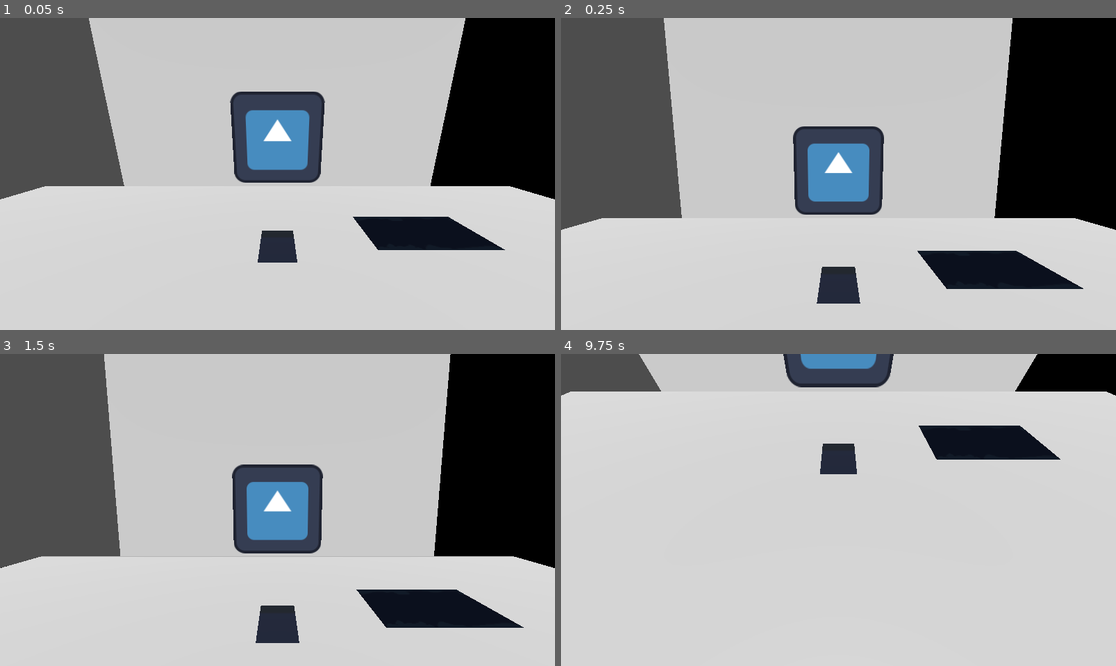
Above: before the commit, frames 1-4 (two rows, left to right).
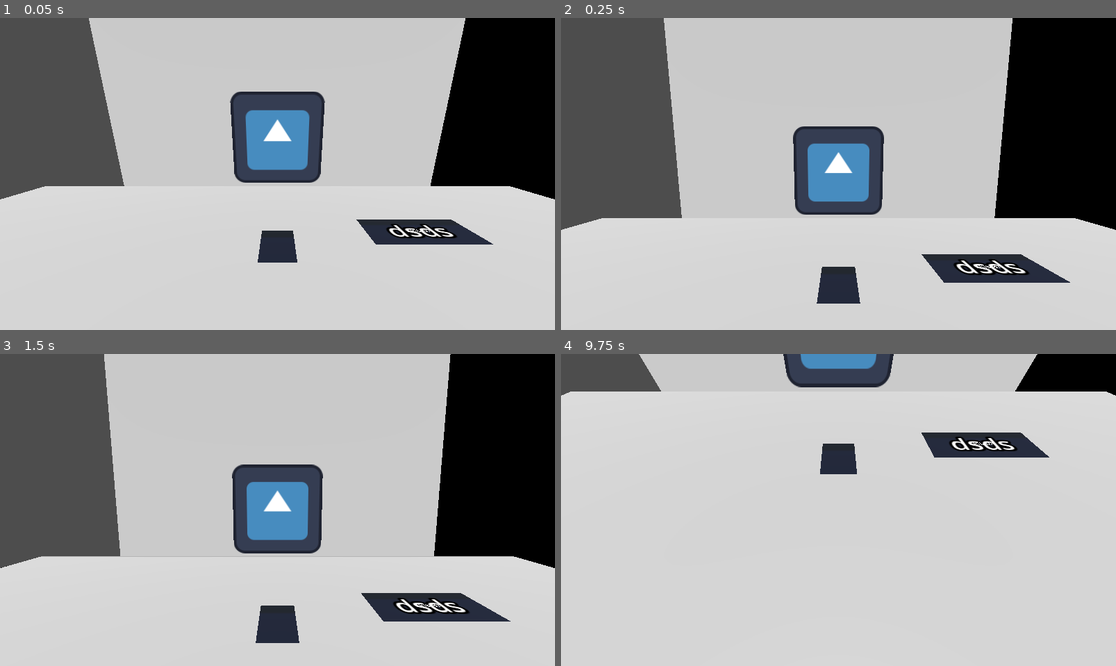
Above: after the commit, the same moments.

Repository: KiktorWania/GameOff2024
Game: Godot game, scene res://Scene/main.tscn
Same seed, same stepped clock (60 frames per second), same inputs: the game is played once before the commit and once after it. The engine's default icon, where the game draws it, is replaced by a stand-in: a white triangle on a blue panel in a dark square.
Inputs (mouse positions are in pixels of both pictures, inside the frame that each line leads up to):
- Up to frame 1 (0.05 s): no input
- Up to frame 2 (0.25 s): no input
- Up to frame 3 (1.5 s): move the mouse to (399, 494) at 0.52 s; press the mouse at (399, 494) at 0.53 s; tap E (test) at 0.8 s; release the mouse at (399, 494) at 1.25 s; tap Enter at 1.25 s; drag from (166, 525) to (249, 572) at 1.27 s
- Up to frame 4 (9.75 s): tap Space (PutDown) at 2, 3.5, 5 s; move the mouse to (894, 441) at 2.02 s; hold Q (inspect, bound only after the commit) 2.03-2.75 s; click (894, 441) at 2.3 s; tap Enter at 2.75, 4.25 s; drag from (810, 572) to (672, 463) at 2.77 s; move the mouse to (1005, 556) at 3.52 s; hold Space (PutDown) 3.53-4.25 s; hold Q (inspect, bound only after the commit) 3.53-4.25 s; tap E (test) at 3.6, 5.3, 6.6 s; click (1005, 556) at 3.67 s; drag from (672, 463) to (755, 432) at 4.27 s; move the mouse to (866, 510) at 5.02 s; hold Space (PutDown) 5.03-5.75 s; hold Q (inspect, bound only after the commit) 5.03-5.75 s; click (866, 510) at 5.17 s; drag from (755, 432) to (727, 525) at 5.77 s; move the mouse to (960, 494) at 6.52 s; press the mouse at (960, 494) at 6.53 s; release the mouse at (960, 494) at 7.25 s; drag from (727, 525) to (810, 572) at 7.27 s; move the mouse to (894, 441) at 8.02 s; press the mouse at (894, 441) at 8.03 s; hold Space (PutDown) 8.03-8.75 s; tap Q (inspect, bound only after the commit) at 8.3 s; release the mouse at (894, 441) at 8.75 s; drag from (810, 572) to (672, 463) at 8.77 s; move the mouse to (1005, 556) at 9.52 s; tap R (test2) at 9.6 s; click (1005, 556) at 9.67 s

The runs differ from the first frame. In frame 1, 2.0% of the frame differs, in the area x 63-91%, y 63-75%; in frame 2, 2.5%; in frame 3, 2.5%, in the area x 64-95%, y 75-88%; in frame 4, 2.1%.

Commit message:
Day 6 that i fortgot to push
I made little progress, Made draggable reusable and started working on inspection

Diff:
--- /dev/null
+++ b/Clickable/ClickableLabel/ClickableLabel.gd
@@ -0,0 +1,6 @@
+extends Clickable
+class_name ClickableLabel
+
+@onready var label : Label3D = $Label3D
+@export var isBad : bool
+@export var badMask : int
--- /dev/null
+++ b/Clickable/ClickableLabel/ClickableLabel.tscn
@@ -0,0 +1,15 @@
+[gd_scene load_steps=3 format=3 uid="uid://ci2vtoxc2ptgw"]
+
+[ext_resource type="Script" path="res://Clickable/ClickableLabel/ClickableLabel.gd" id="1_yigrh"]
+
+[sub_resource type="BoxShape3D" id="BoxShape3D_rer1g"]
+
+[node name="ClickableLabel" type="Area3D"]
+transform = Transform3D(1, 0, 0, 0, -4.37114e-08, 1, 0, -1, -4.37114e-08, 0, 0, 0)
+script = ExtResource("1_yigrh")
+
+[node name="Label3D" type="Label3D" parent="."]
+text = "dsds"
+
+[node name="CollisionShape3D" type="CollisionShape3D" parent="."]
+shape = SubResource("BoxShape3D_rer1g")
--- a/Clickable/Pickable.gd
+++ b/Clickable/Pickable.gd
@@ -4,10 +4,18 @@
 var picked : bool = false
 var original_transform : Transform3D
 
+var dragDst
+var dir : Vector3
+var dragging
+var newPos : Vector3
+var dragged = false
+
+@export var mesh : test
+
 @export var snapPoint : Node3D
 
 @export var shape : CollisionShape3D
-@export var mainSprite : Sprite3D
+@export var dragableArea : Clickable
 
 func _ready():
 	original_transform = transform
@@ -28,23 +36,67 @@
 func on_mouse_enter():
 	super()
 
-	mainSprite.hovered = true
+	mesh.hovered = true
 func on_mouse_exit():
 	super()
 
-	mainSprite.hovered = false
+	mesh.hovered = false
 
 func on_click():
 	if(!picked):
 		picked = true
 		shape.disabled = true
 
-		mainSprite.hovered = false
+func while_picked():
+	if(dragging):
+		dragged = true
+		dragableArea.scale = Vector3(10, 3, 10)
+		var newTrans = transform
+		newTrans.origin = newPos
+		transform = transform.interpolate_with(newTrans, 0.2)
+	elif !dragged:
+		transform = transform.interpolate_with(snapPoint.global_transform, 0.2)
+	else:
+		dragableArea.scale = Vector3(1, 1, 1)
 
-func while_picked():
-	transform = transform.interpolate_with(snapPoint.global_transform, 0.2)
 func while_not_picked():
+	dragged = false
 	transform = transform.interpolate_with(original_transform, 0.2)
+
+func _input(event):
+	var mouse = get_viewport().get_mouse_position()
+	var m = Vector3(mouse.x, mouse.y, position.z)
+
+	var space_state = get_world_3d().direct_space_state
+
+	var mouse_pos = get_viewport().get_mouse_position()
+	var ray_origin = get_viewport().get_camera_3d().project_ray_origin(mouse)
+	var ray_end = ray_origin + get_viewport().get_camera_3d().project_ray_normal(mouse) * 2000
+
+	var params = PhysicsRayQueryParameters3D.new()
+	params.from = ray_origin
+	params.to = ray_end
+	params.collide_with_areas = true
+
+	var intersection = space_state.intersect_ray(params)
+	if(!intersection.is_empty()):
+		var pos = intersection.get("position")
+		m = Vector3(pos.x, pos.y, position.z)
+
+	if(event is InputEventMouseButton and dragableArea and dragableArea.focus):
+		if event.is_pressed():
+			dragDst = position.distance_to(m)
+			dir = (m - position).normalized()
+			dragging = true
+			newPos = m - dragDst * dir
+		else:
+			dragging = false
+	elif (event is InputEventMouseMotion):
+		if dragging:
+			if(!Input.is_action_pressed("LMB")):
+				dragging = false
+			newPos = m - dragDst * dir
+
 func lookForMissingShape():
 	if shape == null:
 		for c in get_children():
--- a/Items/Book/Book.tscn
+++ b/Items/Book/Book.tscn
@@ -1,22 +1,55 @@
-[gd_scene load_steps=5 format=3 uid="uid://dqm50rvs3v6yh"]
+[gd_scene load_steps=11 format=3 uid="uid://dqm50rvs3v6yh"]
 
 [ext_resource type="Script" path="res://Clickable/Pickable.gd" id="1_t7gaw"]
-[ext_resource type="Texture2D" uid="uid://cxdpkuhua72lc" path="res://Sprites/wall.png" id="2_kxl0f"]
-[ext_resource type="Script" path="res://Items/Phone/PhoneSprite.gd" id="3_t1i6k"]
+[ext_resource type="Texture2D" uid="uid://dek4y1whtf1mq" path="res://Sprites/phone.png" id="2_5cr52"]
+[ext_resource type="Script" path="res://Items/Phone/MeshInstance3D.gd" id="3_qr1eq"]
+[ext_resource type="Script" path="res://Clickable/Clickable.gd" id="4_rmd5t"]
+[ext_resource type="FontFile" uid="uid://csadhx2xsynfe" path="res://Sprites/PixelArtFont.ttf" id="5_stbhh"]
+[ext_resource type="PackedScene" uid="uid://ci2vtoxc2ptgw" path="res://Clickable/ClickableLabel/ClickableLabel.tscn" id="6_0uirl"]
+
+[sub_resource type="StandardMaterial3D" id="StandardMaterial3D_urfb1"]
+albedo_texture = ExtResource("2_5cr52")
+
+[sub_resource type="BoxMesh" id="BoxMesh_t3ya0"]
+size = Vector3(0.18, 0, 0.27)
 
 [sub_resource type="BoxShape3D" id="BoxShape3D_tcrdk"]
 size = Vector3(1, 0.001, 1)
 
-[node name="Book" type="Area3D" node_paths=PackedStringArray("shape", "mainSprite")]
+[sub_resource type="BoxShape3D" id="BoxShape3D_60yll"]
+size = Vector3(0.655273, 0.0727656, 0.341797)
+
+[node name="Book" type="Area3D" node_paths=PackedStringArray("mesh", "shape", "dragableArea")]
 script = ExtResource("1_t7gaw")
+mesh = NodePath("MeshInstance3D")
 shape = NodePath("CollisionShape3D")
-mainSprite = NodePath("Sprite3D")
+dragableArea = NodePath("DragArea")
+
+[node name="MeshInstance3D" type="MeshInstance3D" parent="."]
+transform = Transform3D(3.44003, 0, 0, 0, 1, 0, 0, 0, 1, 0, 0, 0)
+material_override = SubResource("StandardMaterial3D_urfb1")
+mesh = SubResource("BoxMesh_t3ya0")
+script = ExtResource("3_qr1eq")
 
 [node name="CollisionShape3D" type="CollisionShape3D" parent="."]
 shape = SubResource("BoxShape3D_tcrdk")
 
-[node name="Sprite3D" type="Sprite3D" parent="."]
-pixel_size = 0.005
-axis = 1
-texture = ExtResource("2_kxl0f")
-script = ExtResource("3_t1i6k")
+[node name="DragArea" type="Area3D" parent="."]
+transform = Transform3D(1, 0, 0, 0, 1, 0, 0, 0, 1, 0, -0.01, 0)
+script = ExtResource("4_rmd5t")
+
+[node name="CollisionShape3D" type="CollisionShape3D" parent="DragArea"]
+transform = Transform3D(1, 0, 0, 0, 1, 0, 0, 0, 1, 0, -0.0323768, 0.00362223)
+shape = SubResource("BoxShape3D_60yll")
+
+[node name="Label3D" type="Label3D" parent="."]
+transform = Transform3D(0.14, 0, 0, 0, -6.11959e-09, 0.14, 0, -0.14, -6.11959e-09, 0, 0.001, 0)
+alpha_scissor_threshold = 0.52
+texture_filter = 0
+text = "Skibidi"
+font = ExtResource("5_stbhh")
+font_size = 72
+outline_size = 0
+
+[node name="ClickableLabel" parent="." instance=ExtResource("6_0uirl")]
+transform = Transform3D(1, 0, 0, 0, -4.37114e-08, 1, 0, -1, -4.37114e-08, 0, 0.00190349, 0)
--- a/Items/Phone/DragArea.gd
+++ b/Items/Phone/DragArea.gd
@@ -1,4 +1 @@
 extends Clickable
-
-func _process(delta):
-	super(delta)
--- a/Items/Phone/phone.tscn
+++ b/Items/Phone/phone.tscn
@@ -2,7 +2,7 @@
 
 [ext_resource type="Texture2D" uid="uid://dek4y1whtf1mq" path="res://Sprites/phone.png" id="1_pqp6l"]
 [ext_resource type="Script" path="res://Items/Phone/PhoneSprite.gd" id="3_1sy8b"]
-[ext_resource type="Script" path="res://Items/Phone/DragArea.gd" id="4_dc1l6"]
+[ext_resource type="Script" path="res://Clickable/Clickable.gd" id="4_w65a4"]
 [ext_resource type="Script" path="res://Items/Phone/MeshInstance3D.gd" id="5_fn8mv"]
 [ext_resource type="PackedScene" uid="uid://ct3n3qje6ctvd" path="res://Items/Phone/Screens/LockScreen/LockScreen.tscn" id="5_hypep"]
 
@@ -10,86 +10,22 @@
 script/source = "extends Pickable
 class_name PickableItem
 
-@onready var dragableArea : Clickable = $DragArea
-var dragDst
-var dir : Vector3
-var dragging
-var newPos : Vector3
-var dragged = false
-
-@onready var mesh : test = $MeshInstance3D
-
 @onready var screen = $LockScreen
-signal on_pick
-
-func _ready():
-	original_transform = transform
 
 func _process(delta):
 	super(delta)
-	mesh.hovered = focus
 	screen.visible = picked
+
 	if(Input.is_action_just_pressed(\"PutDown\") and picked):
 		picked = false
 		shape.disabled = false
-
-func while_picked():
-	if(dragging):
-		dragged = true
-		dragableArea.scale = Vector3(10, 1, 10)
-		var newTrans = transform
-		newTrans.origin = newPos
-		print(newTrans.origin)
-		transform = transform.interpolate_with(newTrans, 0.2)
-	elif !dragged:
-		transform = transform.interpolate_with(snapPoint.global_transform, 0.2)
-	else:
-		dragableArea.scale = Vector3(1, 1, 1)
-
-func while_not_picked():
-	dragged = false
-	transform = transform.interpolate_with(original_transform, 0.2)
-
-func _input(event):
-	var mouse = get_viewport().get_mouse_position()
-	var m = Vector3(mouse.x, mouse.y, position.z)
-
-	var space_state = get_world_3d().direct_space_state
-
-	var mouse_pos = get_viewport().get_mouse_position()
-	var ray_origin = get_viewport().get_camera_3d().project_ray_origin(mouse)
-	var ray_end = ray_origin + get_viewport().get_camera_3d().project_ray_normal(mouse) * 2000
-
-	var params = PhysicsRayQueryParameters3D.new()
-	params.from = ray_origin
-	params.to = ray_end
-	params.collide_with_areas = true
-
-	var intersection = space_state.intersect_ray(params)
-	if(!intersection.is_empty()):
-		var pos = intersection.get(\"position\")
-		m = Vector3(pos.x, pos.y, position.z)
-
-
-	if(event is InputEventMouseButton):
-		if event.is_pressed() and dragableArea.focus:
-			dragDst = position.distance_to(m)
-			dir = (m - position).normalized()
-			dragging = true
-			newPos = m - dragDst * dir
-		else:
-			dragging = false
-	elif (event is InputEventMouseMotion):
-		if dragging:
-			newPos = m - dragDst * dir
-
 "
 
 [sub_resource type="BoxShape3D" id="BoxShape3D_lwdjt"]
 size = Vector3(0.178711, 0.0136719, 0.267578)
 
 [sub_resource type="BoxShape3D" id="BoxShape3D_8056g"]
-size = Vector3(0.174, 0, 0.25)
+size = Vector3(0.174, 0.0747188, 0.25)
 
 [sub_resource type="StandardMaterial3D" id="StandardMaterial3D_3j4u0"]
 albedo_texture = ExtResource("1_pqp6l")
@@ -97,10 +33,11 @@
 [sub_resource type="BoxMesh" id="BoxMesh_0hms0"]
 size = Vector3(0.18, 0, 0.27)
 
-[node name="ItemBody" type="Area3D" node_paths=PackedStringArray("shape", "mainSprite")]
+[node name="ItemBody" type="Area3D" node_paths=PackedStringArray("mesh", "shape", "dragableArea")]
 script = SubResource("GDScript_8ra0b")
+mesh = NodePath("MeshInstance3D")
 shape = NodePath("shape")
-mainSprite = NodePath("ItemSprite")
+dragableArea = NodePath("DragArea")
 
 [node name="shape" type="CollisionShape3D" parent="."]
 transform = Transform3D(1, 0, 0, 0, 1, 0, 0, 0, 1, 0, 0.0213192, 0.0128326)
@@ -121,10 +58,10 @@
 
 [node name="DragArea" type="Area3D" parent="."]
 transform = Transform3D(1, 0, 0, 0, 1, 0, 0, 0, 1, 0, -0.01, 0)
-script = ExtResource("4_dc1l6")
+script = ExtResource("4_w65a4")
 
 [node name="CollisionShape3D" type="CollisionShape3D" parent="DragArea"]
-transform = Transform3D(1, 0, 0, 0, 1, 0, 0, 0, 1, 0, 0.00300601, 0.00362223)
+transform = Transform3D(1, 0, 0, 0, 1, 0, 0, 0, 1, 0, -0.0333534, 0.00362223)
 shape = SubResource("BoxShape3D_8056g")
 
 [node name="MeshInstance3D" type="MeshInstance3D" parent="."]
--- a/Scene/CameraControler.gd
+++ b/Scene/CameraControler.gd
@@ -1,4 +1,5 @@
 extends Camera3D
+class_name MainCamera
 
 @export var tableNode : Node3D
 @export var personNode : Node3D
@@ -17,30 +18,3 @@
 
 func _physics_process(delta):
 	transform = transform.interpolate_with(transform.looking_at(lookingAt.global_position), 0.2)
-
-	var space_state = get_world_3d().direct_space_state
-
-	var mouse_pos = get_viewport().get_mouse_position()
-	var ray_origin = project_ray_origin(mouse_pos)
-	var ray_end = ray_origin + project_ray_normal(mouse_pos) * 2000
-
-	var params = PhysicsRayQueryParameters3D.new()
-	params.from = ray_origin
-	params.to = ray_end
-	params.collide_with_areas = true
-
-	var intersection = space_state.intersect_ray(params)
-	if(!intersection.is_empty()):
-		var clicked = intersection.get("collider")
-		if(clicked is Clickable and clicked != focusedClickable):
-			if(focusedClickable != null):
-				focusedClickable.on_mouse_exit()
-			focusedClickable = clicked
-			focusedClickable.on_mouse_enter()
-	else:
-		clearFocus()
-
-func clearFocus():
-	if(focusedClickable != null):
-		focusedClickable.on_mouse_exit()
-		focusedClickable = null
--- a/Scene/main.tscn
+++ b/Scene/main.tscn
@@ -1,10 +1,11 @@
-[gd_scene load_steps=6 format=3 uid="uid://oqtnkt6n75vt"]
+[gd_scene load_steps=7 format=3 uid="uid://oqtnkt6n75vt"]
 
 [ext_resource type="Script" path="res://Scene/CameraControler.gd" id="1_kjgms"]
 [ext_resource type="PackedScene" uid="uid://nhhgtdnwhilf" path="res://Scene/Models/scena.glb" id="2_okfnv"]
 [ext_resource type="Texture2D" uid="uid://cp27pqrdq5d1o" path="res://icon.svg" id="3_hrbna"]
 [ext_resource type="PackedScene" uid="uid://b34u7h77nhjyj" path="res://Items/Phone/phone.tscn" id="4_4wpfb"]
 [ext_resource type="PackedScene" uid="uid://dqm50rvs3v6yh" path="res://Items/Book/Book.tscn" id="5_gnyox"]
+[ext_resource type="Script" path="res://Tools/NodeInspector.gd" id="6_vbx0u"]
 
 [node name="GameManager" type="Node3D"]
 
@@ -17,6 +18,9 @@
 
 [node name="ItemSnapPoint" type="Node3D" parent="Camera3D"]
 transform = Transform3D(1, 0, 0, 0, -4.37114e-08, -1, 0, 1, -4.37114e-08, 0, 0, -0.24)
+
+[node name="ItemSnapPoint2" type="Node3D" parent="Camera3D"]
+transform = Transform3D(1, 0, 0, 0, -4.37114e-08, -1, 0, 1, -4.37114e-08, 0, 0, -0.28)
 
 [node name="Room" type="Node3D" parent="."]
 
@@ -37,7 +41,11 @@
 
 [node name="Book" parent="Room" node_paths=PackedStringArray("snapPoint") instance=ExtResource("5_gnyox")]
 transform = Transform3D(1, 0, 0, 0, 1, 0, 0, 0, 1, 0.825, 1.36, -0.15)
-snapPoint = NodePath("../../Camera3D/ItemSnapPoint")
+snapPoint = NodePath("../../Camera3D/ItemSnapPoint2")
 
 [node name="DirectionalLight3D" type="DirectionalLight3D" parent="."]
 transform = Transform3D(1, 0, 0, 0, 0.572389, 0.819982, 0, -0.819982, 0.572389, 0, 13.5407, 13.8204)
+
+[node name="InspectionHandler" type="Node" parent="." node_paths=PackedStringArray("camera")]
+script = ExtResource("6_vbx0u")
+camera = NodePath("../Camera3D")
--- /dev/null
+++ b/Tools/NodeInspector.gd
@@ -0,0 +1,53 @@
+extends Node
+
+@export var camera : MainCamera
+var focusedClickable : Clickable = null
+var inspecting = false
+
+var label1 : ClickableLabel = null
+var label2 : ClickableLabel = null
+
+func _input(event):
+	if(event.is_action_pressed("inspect")):
+
+		inspecting = !inspecting
+
+func _process(delta):
+	var space_state = camera.get_world_3d().direct_space_state
+
+	var mouse_pos = get_viewport().get_mouse_position()
+	var ray_origin = camera.project_ray_origin(mouse_pos)
+	var ray_end = ray_origin + camera.project_ray_normal(mouse_pos) * 2000
+
+	var params = PhysicsRayQueryParameters3D.new()
+	params.from = ray_origin
+	params.to = ray_end
+	params.collide_with_areas = true
+
+	var intersection = space_state.intersect_ray(params)
+	if(!intersection.is_empty()):
+		var hit = intersection.get("collider")
+		if(hit is Clickable and hit != focusedClickable):
+			if(inspecting):
+				checkForLabelsOnly(hit)
+			else:
+				onNewHit(hit)
+	else:
+		clearFocus()
+
+func checkForLabelsOnly(hit):
+	if(hit is ClickableLabel):
+		onNewHit(hit)
+
+func onNewHit(hit):
+	if(focusedClickable != null):
+		focusedClickable.on_mouse_exit()
+		focusedClickable = hit
+		focusedClickable.on_mouse_enter()
+	else:
+		focusedClickable = hit
+		focusedClickable.on_mouse_enter()
+func clearFocus():
+	if(focusedClickable != null):
+		focusedClickable.on_mouse_exit()
+		focusedClickable = null
--- a/project.godot
+++ b/project.godot
@@ -41,6 +41,11 @@
 "events": [Object(InputEventKey,"resource_local_to_scene":false,"resource_name":"","device":-1,"window_id":0,"alt_pressed":false,"shift_pressed":false,"ctrl_pressed":false,"meta_pressed":false,"pressed":false,"keycode":0,"physical_keycode":32,"key_label":0,"unicode":32,"echo":false,"script":null)
 ]
 }
+inspect={
+"deadzone": 0.5,
+"events": [Object(InputEventKey,"resource_local_to_scene":false,"resource_name":"","device":-1,"window_id":0,"alt_pressed":false,"shift_pressed":false,"ctrl_pressed":false,"meta_pressed":false,"pressed":false,"keycode":0,"physical_keycode":81,"key_label":0,"unicode":113,"echo":false,"script":null)
+]
+}
 
 [rendering]
 
Binary file added: Sprites/PixelArtFont.ttf
Not shown, added: Sprites/PixelArtFont.ttf.import
